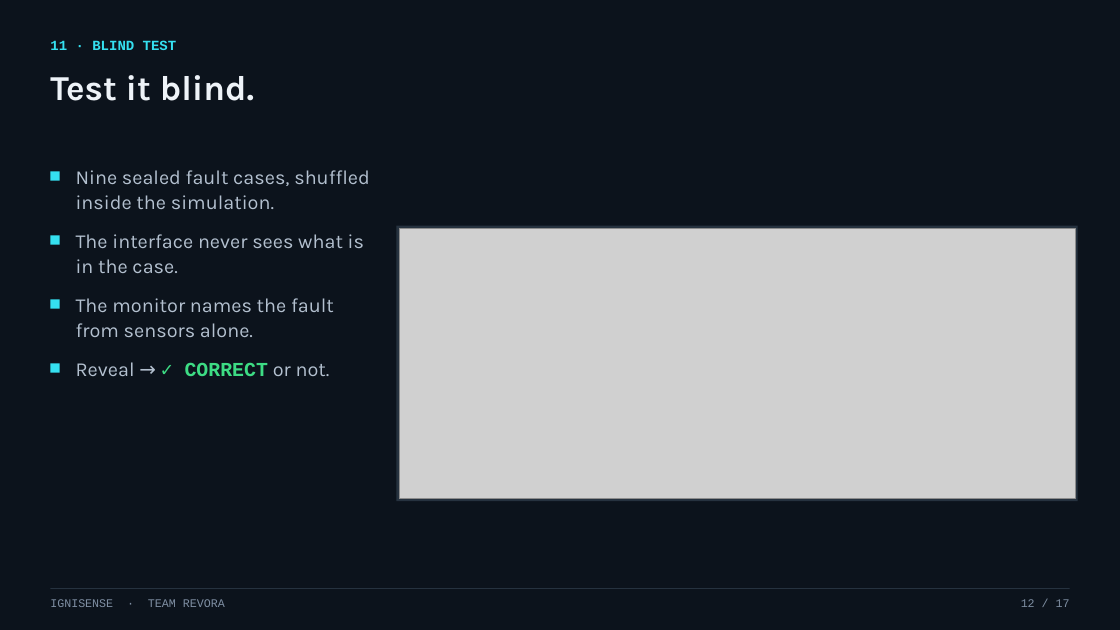
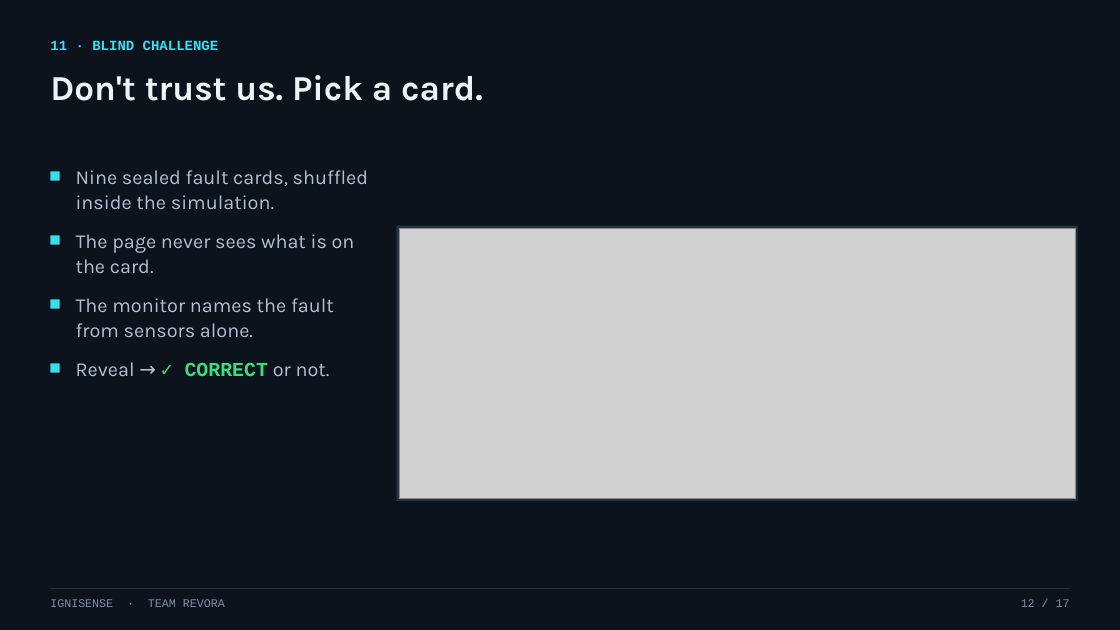
Before and after one commit to suhaib-md/Engine-Health-Monitoring-System, a slide deck: slide 12 of docs/handouts/IgniSense-Deck.pptx. Drawn at 1120x630 pixels with LibreOffice and Linux fonts; fonts in the diff are those of the drawing; grey boxes stand for pictures. Boxes give left, top, right and bottom in pixels: in the first picture for what was removed or moved away, otherwise in the second. Text is boxed around its words. In the diff, an @@ line names an element or a change of style, - is before the commit and + after.

```diff
--- a/docs/handouts/IgniSense-Deck.pptx
+++ b/docs/handouts/IgniSense-Deck.pptx
@@ text at box(50, 40, 219, 50): text changed @@
-11 · BLIND TEST
+11 · BLIND CHALLENGE
@@ text at box(50, 75, 483, 101): text changed @@
-Test it blind.
+Don't trust us. Pick a card.
@@ text at box(76, 170, 368, 209): text changed @@
-Nine sealed fault cases, shuffled inside the simulation.
+Nine sealed fault cards, shuffled inside the simulation.
@@ text at box(76, 234, 355, 273): text changed @@
-The interface never sees what is in the case.
+The page never sees what is on the card.
```
Also in this commit, not shown: 4 other slides changed.
